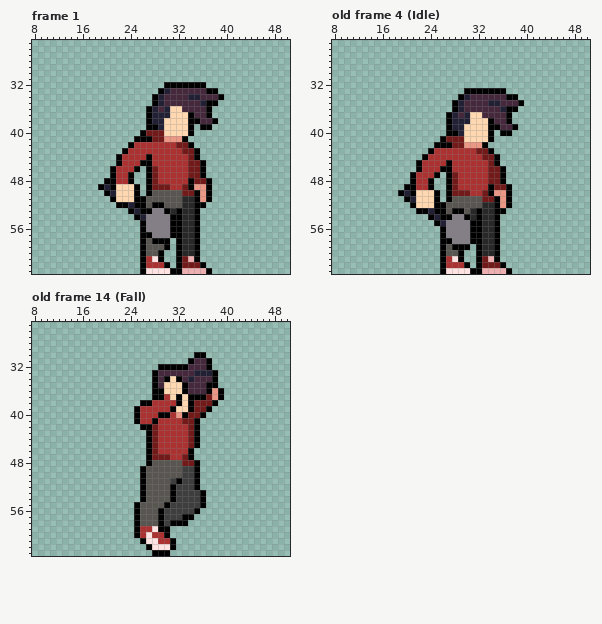
Pixel-art file -- Assets/_Sprites/Ase/Prota.aseprite. The first picture shows the starting point.
64x64 pixels, 22 frames. Shown: frame 1: x 8..50, y 25..63; old frame 4 (Idle): x 8..50, y 25..63; old frame 14 (Fall): x 8..50, y 25..63. The commit also changed other frames, which this record leaves out.
Now the later version:
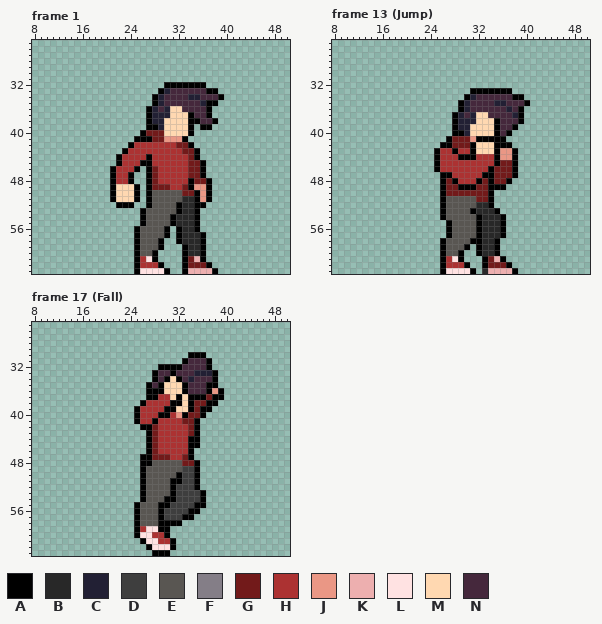
Palette (. is transparent): A #000000  B #282828  C #222034  D #3e3e3e  E #595652  F #847e87  G #721a1a  H #ac3232  J #ea9785  K #edafaf  L #ffe2e2  M #ffd8b1  N #45283c
A new or re-ordered frame is compared with the old frame closest to it.
The exact change:
frames 22 -> 40
frames re-ordered
Frame 1, layer "Layer 2":
y 48: x 20 A -> .
y 49: x 19..20 AC -> ..
y 50: x 20..21 AC -> .A
y 51: x 26..27 AE -> .A
y 52: x 24..29 CAAEAA -> A..AEE; x 32 E -> A
y 53: x 24..25 AC -> ..; x 27..31 AFFAB -> EEEEE
y 54: x 25..30 ACFFFF -> .AEEEE; x 32 A -> B
y 55: x 27..30 FFFF -> EEEE; x 32 A -> B
y 56: x 25..31 .AFFFFA -> AEEEEA.
y 57: x 25..31 .AAFFFA -> AEEEEA.; x 35..36 A. -> BA
y 58: x 25..26 .A -> AE; x 28 A -> E; x 30 A -> .; x 35..36 A. -> BA
y 59: x 25..26 .A -> AE; x 29..30 EA -> A.; x 32..33 AB -> .A; x 35..36 A. -> BA
y 60: x 25..26 .A -> AE; x 28..29 EA -> A.; x 32..33 AB -> .A; x 35..36 A. -> BA
y 61: x 25..29 .AHLA -> AHLA.; x 32..36 AGKA. -> .AGKA
y 62: x 25..26 .A -> AH; x 29..30 HA -> A.; x 32..33 AG -> .A; x 36..37 A. -> GA
y 63: x 25..26 .A -> AL; x 30..33 LAAK -> A..A; x 37..38 A. -> KA
Frame 13 (Jump) is new; against old frame 4 (Idle), layer "Layer 2":
y 33: x 30 A -> .; x 37 . -> A
y 34: x 29..31 ACN -> .AC; x 37 A -> N; x 39 . -> A
y 35: x 28..30 ACN -> .AC; x 34 C -> N; x 36 N -> C; x 39..40 A. -> NA
y 36: x 28..30 ACN -> .AC; x 36..39 CAA. -> NCNA
y 37: x 27..31 ACNCM -> .ACNC; x 33 N -> M; x 37..39 A.. -> NCA
y 38: x 27..28 AC -> .A; x 31 M -> C; x 34..35 AN -> MA; x 37..39 A.. -> NNA
y 39: x 27..28 AC -> .A; x 30 M -> C; x 34 A -> M
y 40: x 27 A -> .; x 29..30 CM -> AC; x 34..36 A.A -> MAN
y 41: x 26..27 AG -> .A; x 30..33 MMMM -> GJAA; x 35..36 .. -> AA
y 42: x 25 A -> .; x 30..37 JJJA.... -> GAMMMAAA
y 43: x 24..25 AH -> .A; x 28 H -> A; x 31..38 HGGA.... -> AMMMAJJA
y 44: x 23..25 AHH -> ..A; x 29..31 HHH -> AAA; x 33..34 GG -> HH; x 36..38 ... -> JJA
y 45: x 22..25 AHHH -> ...A; x 27 A -> H; x 34 G -> H; x 36..38 ... -> GGA
y 46: x 22..27 AHHHAA -> ...AHH; x 34 G -> A; x 36..38 A.. -> GGA
y 47: x 21..26 AHHHA. -> .....A; x 28 G -> H; x 33..34 HG -> AA; x 36..38 A.. -> GGA
y 48: x 21..24 AHHA -> ....; x 26..28 .AG -> AGA; x 32..34 HHG -> AGA; x 36..37 A. -> GA
y 49: x 20..24 AAHHA -> .....; x 26..27 .A -> AG; x 29..33 HHHHH -> AAAGG; x 35..37 GGA -> AA.
y 50: x 19..27 ACAMMMA.A -> .......AG; x 31..32 HH -> GG; x 35..37 JJA -> ...
y 51: x 20..27 ACMMMA.A -> ......AE; x 32 E -> G; x 34..37 GAJA -> A...
y 52: x 21..25 AMMMA -> .....; x 32 E -> B; x 34..37 BAJA -> A...
y 53: x 22..25 AACA -> ....; x 28..29 AA -> EE; x 31..32 BA -> AB; x 36 A -> .
y 54: x 24..25 AC -> ..; x 27..31 AFFAB -> EEEEE; x 35..36 A. -> BA
y 55: x 25..31 ACFFFFA -> ..AEEEE; x 35..36 A. -> BA
y 56..57: x 26..31 AFFFFA -> .AEEEE; x 35..36 A. -> BA
y 58: x 27..30 AFFF -> EEEE
y 59: x 28..29 AA -> EE
y 61: x 32..36 AGKA. -> .AGKA
y 62: x 32..33 AG -> .A; x 36..37 A. -> GA
y 63: x 32..33 AK -> .B; x 37..38 A. -> KA
Frame 17 (Fall) against old frame 14 (Fall), layer "Layer 2":
y 30: x 34 . -> A
y 31: x 33..34 .A -> AN
y 32: x 33 A -> N
y 33: x 31 N -> A
y 35: x 27..29 .AN -> ANA
y 36: x 27 . -> A
y 37: x 27 . -> A; x 29 A -> H; x 38 J -> A
y 38: x 27 A -> H; x 31 H -> A; x 37 G -> A
y 39: x 30 H -> A; x 36 G -> A
y 44..45: x 34 G -> A
y 47..48: x 26 . -> A
y 50: x 32 E -> A
y 51: x 31 D -> A
y 54: x 30 E -> A
y 55: x 29 E -> A; x 35 D -> A
y 56: x 34 D -> A
y 58: x 30 D -> A; x 33 A -> .
y 59: x 27 H -> L
y 60: x 26 H -> L
Pixel boxes of the changes (left, top, right, bottom) in both pictures:
changed: (98, 178, 218, 274)
changed: (398, 88, 530, 274)
changed: (146, 352, 194, 412)
changed: (200, 394, 218, 412)
changed: (188, 436, 194, 448)
changed: (140, 454, 200, 538)
